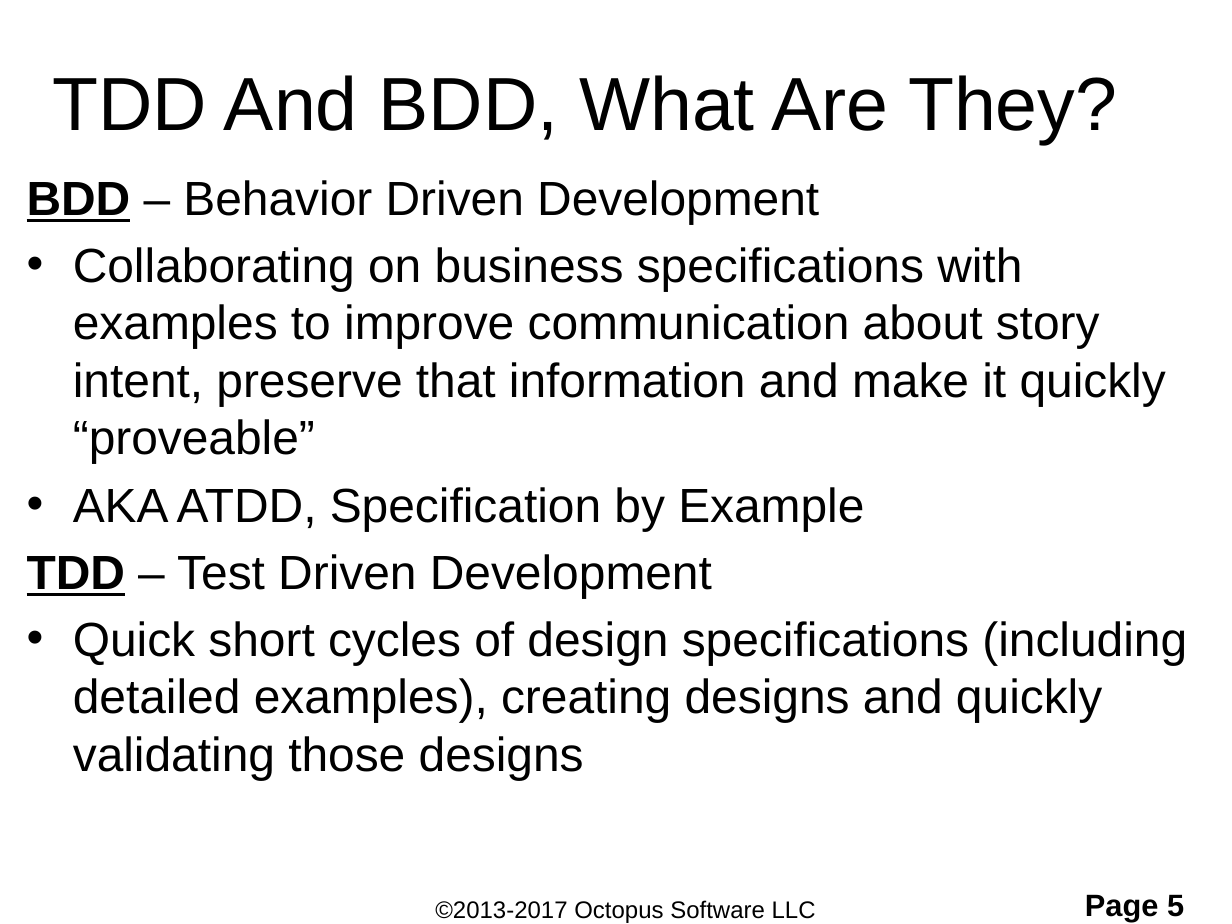
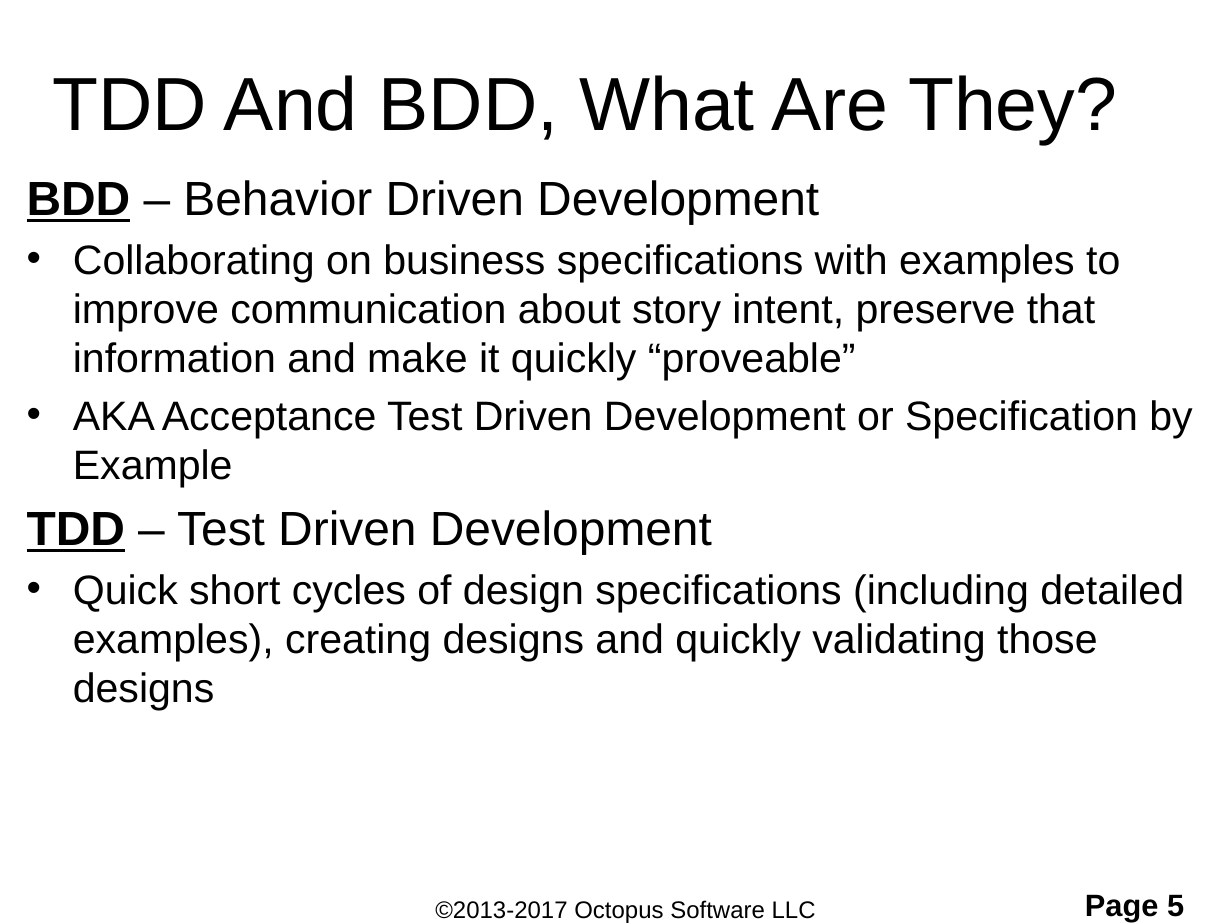
Before and after one commit to ShaneOctopus/RomanConversionStarting, a slide deck: slide 5 of workingFiles/TDD and BDD.pptx. Drawn at 1232x924 pixels with LibreOffice and Linux fonts; fonts in the diff are those of the drawing; background and template pictures are left out. Boxes give left, top, right and bottom in pixels: in the first picture for what was removed or moved away, otherwise in the second. Text is boxed around its words. In the diff, an @@ line names an element or a change of style, - is before the commit and + after.

```diff
--- a/workingFiles/TDD and BDD.pptx
+++ b/workingFiles/TDD and BDD.pptx
@@ text at (73, 244, 1184, 710): size 28 to 24 pt in "Collaborating on business specifications with examples to ...", "Quick short cycles of design specifications (including ..." @@
@@ text at (73, 400, 1192, 487): text changed; size 28 to 24 pt @@
-• AKA ATDD, Specification by Example
+• AKA Acceptance Test Driven Development or Specification by Example
```
Also in this commit, not shown: 8 other slides changed, 19 slides removed, 1 other file.
